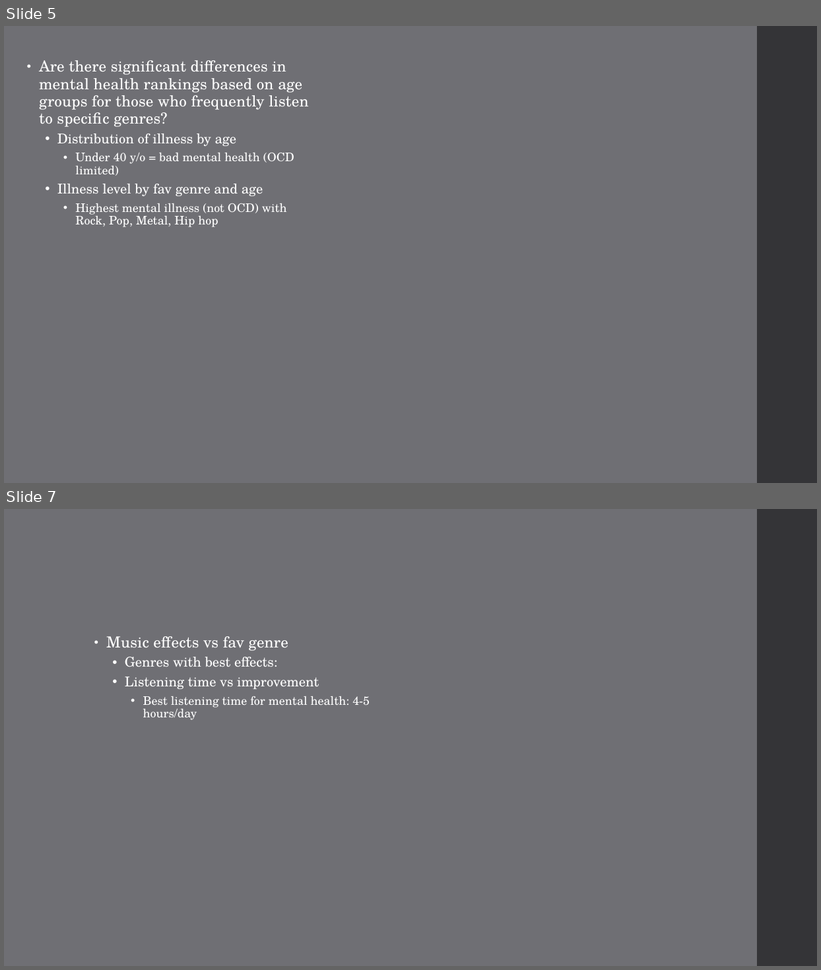
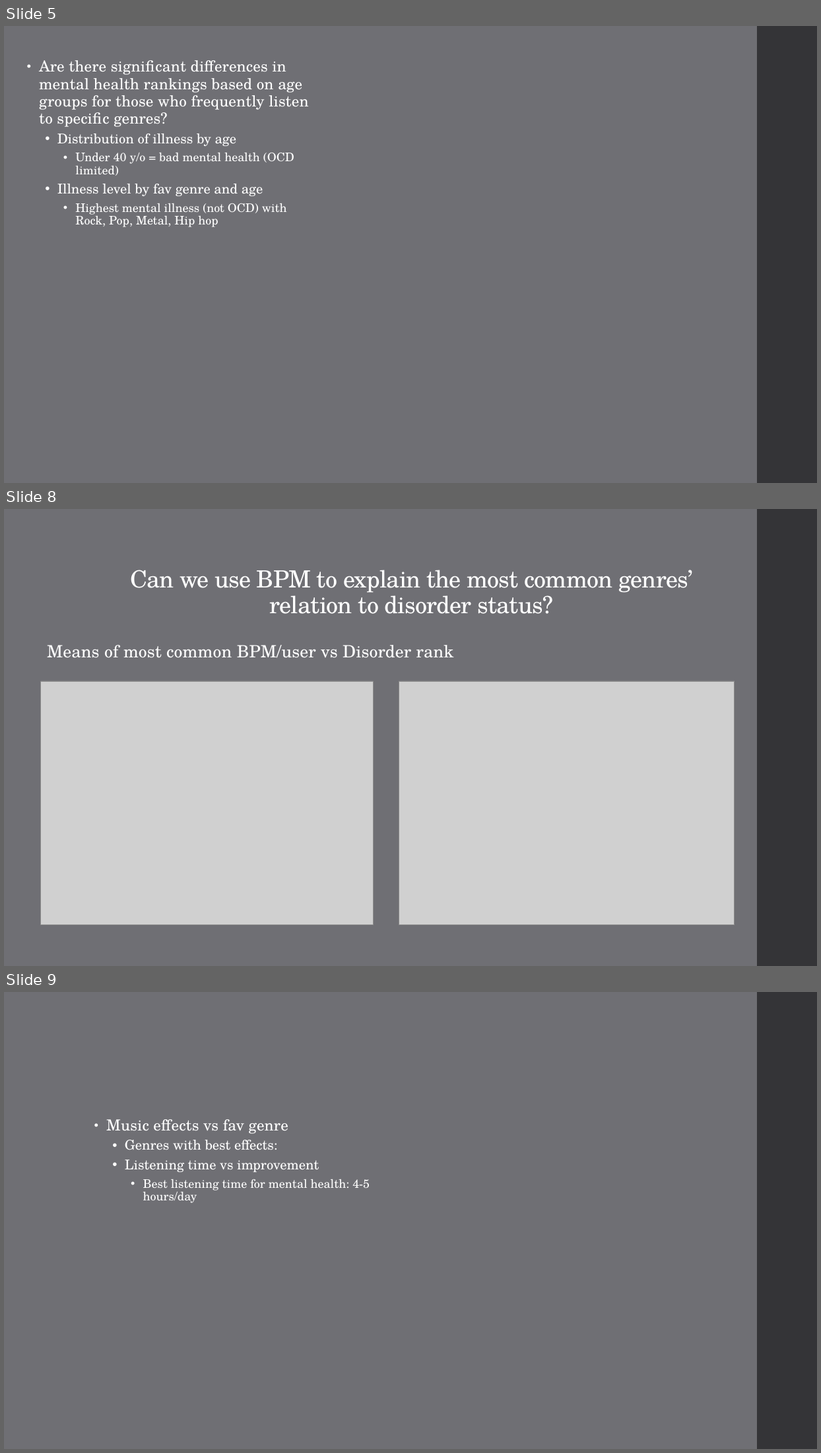
Before and after one commit to TheWizler/project1_group_10, a slide deck: Sarah's_work/Project 1 Presentation.pptx. Shown one above the other, each under a label of ours: slides 5 and 7 before the commit, slides 5, 8 and 9 after it; the slides between them are not shown. The pictures are 821x970 and 821x1453 pixels, drawn with LibreOffice and Linux fonts; fonts in the diff are those of the drawing; grey boxes stand for pictures. Boxes give left, top, right and bottom in pixels: in the first picture for what was removed or moved away, otherwise in the second. Text is boxed around its words. In the diff, an @@ line names an element or a change of style, - is before the commit and + after.

```diff
--- a/Sarah's_work/Project 1 Presentation.pptx
+++ b/Sarah's_work/Project 1 Presentation.pptx
@@ slide 8 added at (4, 509, 817, 966), background #6F6F74; not listed: 1 template element that a slide beside it also shows @@
@@ title added at (130, 570, 693, 614), 28 pt, text #FFFFFF @@
+Can we use BPM to explain the most common genres’ relation to disorder status?
@@ text added at (47, 645, 454, 658), 20 pt, text #FFFFFF @@
+Means of most common BPM/user vs Disorder rank
@@ picture added at (40, 681, 373, 925) @@
@@ picture added at (399, 681, 735, 925) @@
@@ what was slide 7 is now slide 9 @@
```
Also in this commit, not shown: 6 slides changed, 2 other slides added, 1 slide removed, 24 other files.
